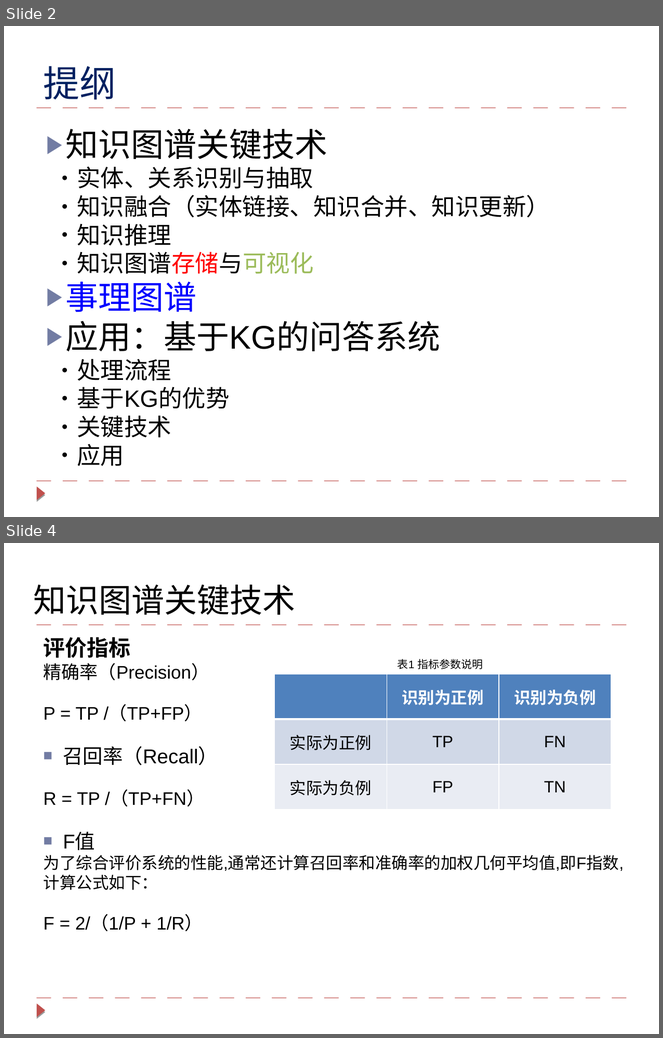
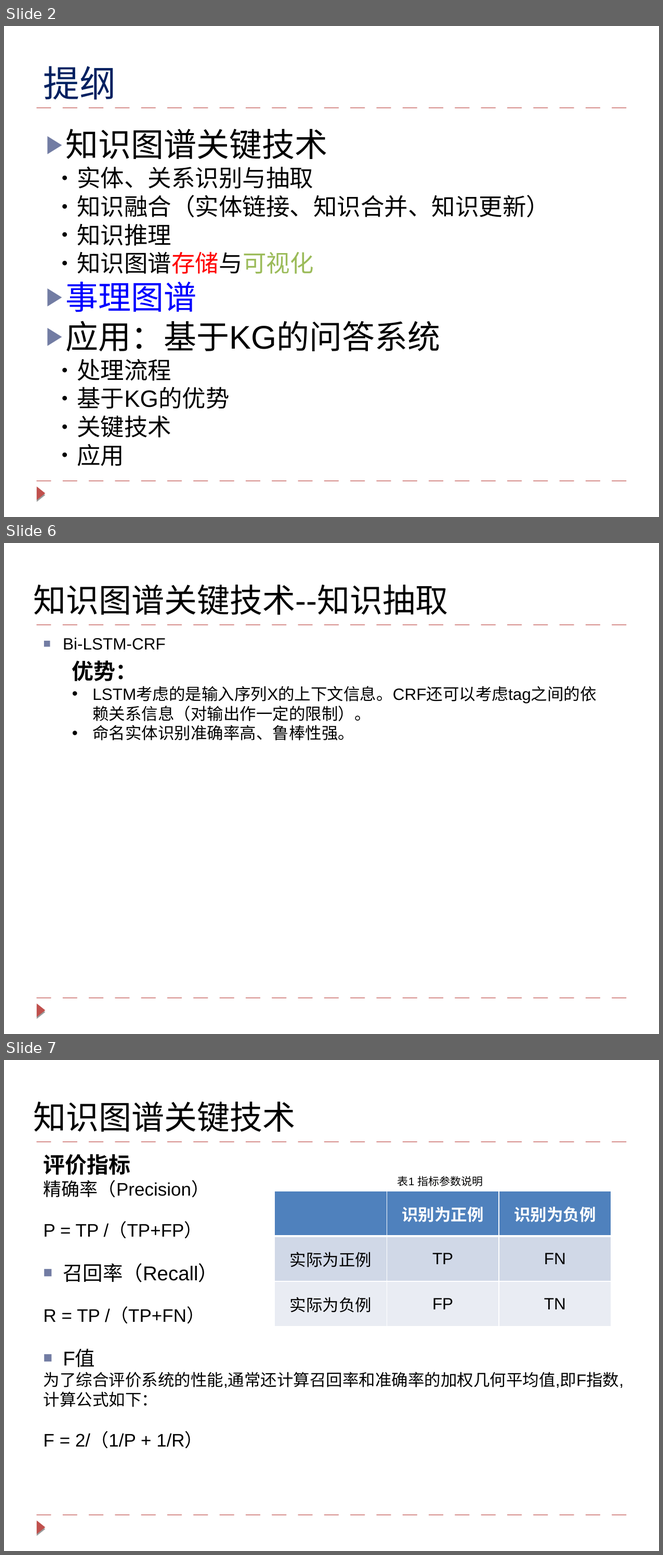
Before and after one commit to lihanghang/NLP-Knowledge-Graph, a slide deck: my summary/知识图谱技术与对话系统的应用.pptx. Shown one above the other, each under a label of ours: slides 2 and 4 before the commit, slides 2, 6 and 7 after it; the slides between them are not shown. The pictures are 663x1038 and 663x1555 pixels, drawn with LibreOffice and Linux fonts; fonts in the diff are those of the drawing. Boxes give left, top, right and bottom in pixels: in the first picture for what was removed or moved away, otherwise in the second. Text is boxed around its words. In the diff, an @@ line names an element or a change of style, - is before the commit and + after.

```diff
--- a/my summary/知识图谱技术与对话系统的应用.pptx
+++ b/my summary/知识图谱技术与对话系统的应用.pptx
@@ slide 6 added at (4, 543, 659, 1034), background #FFFFFF; not listed: 3 template elements that a slide beside it also shows @@
@@ text added at (34, 585, 449, 615), 36 pt, text #000000 @@
+知识图谱关键技术--知识抽取
@@ text added at (63, 638, 166, 650), 18 pt, text #000000 @@
+■ Bi-LSTM-CRF
@@ text added at (72, 661, 597, 741), 18 pt, text #000000 @@
+优势：
+• LSTM考虑的是输入序列X的上下文信息。CRF还可以考虑tag之间的依赖关系信息（对输出作一定的限制）。
+• 命名实体识别准确率高、鲁棒性强。
@@ what was slide 4 is now slide 7 @@
```
Also in this commit, not shown: 3 slides changed, 2 other slides added, 29 other files.
